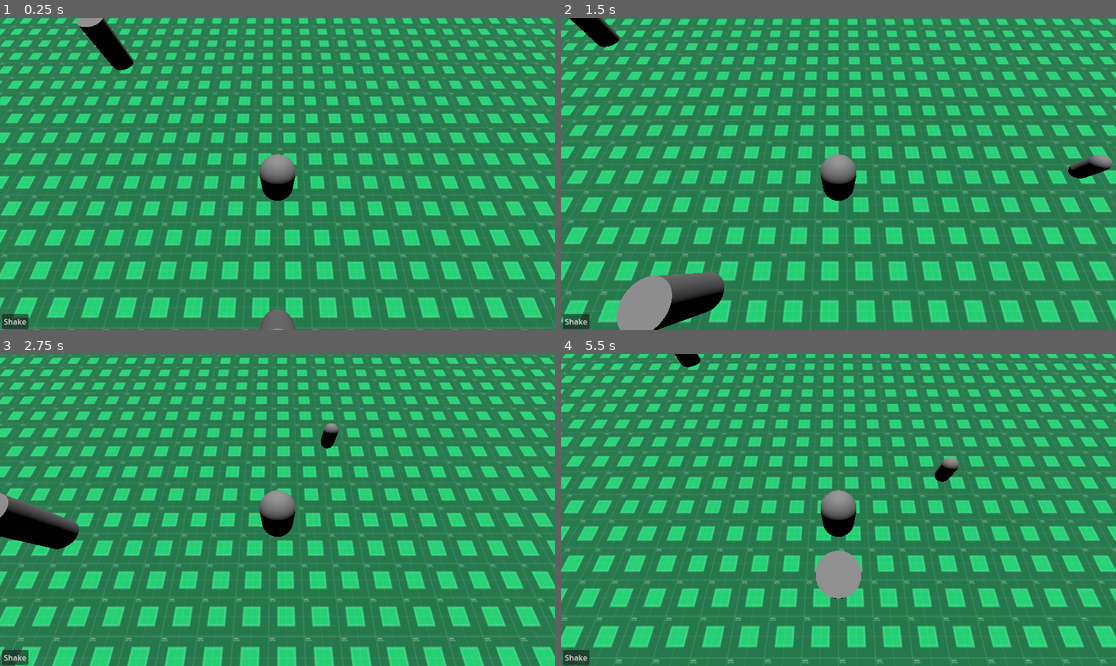
Above: before the commit, frames 1-4 (two rows, left to right).
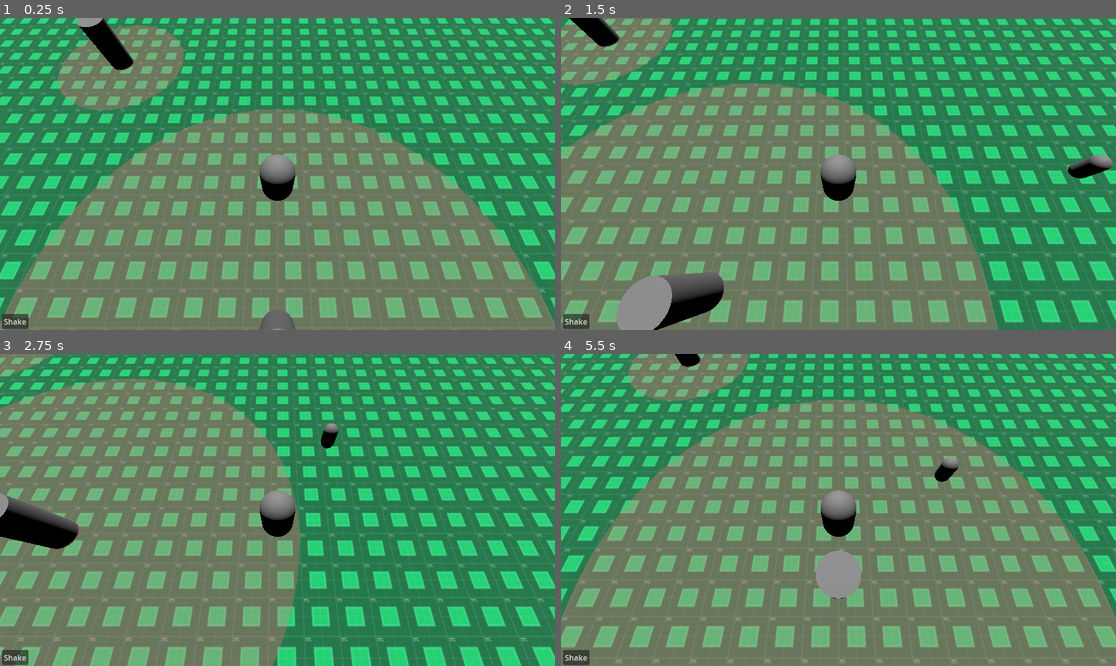
Above: after the commit, the same moments.

Repository: ThomasBestvina/Mourning-Will-Come
Game: Godot game, scene res://scenes/game.tscn
The game is run twice, just before and just after one commit, with the same random seed, the same clock (stepped at 60 frames per second) and the same inputs.
Inputs (mouse positions are in pixels of both pictures, inside the frame that each line leads up to):
- Up to frame 1 (0.25 s): no input
- Up to frame 2 (1.5 s): tap Enter (ui_accept) at 0.5, 0.77 s; move the mouse to (960, 158) at 0.52 s; hold Right (ui_right) 0.53-1.28 s; move the mouse to (727, 189) at 1.27 s; hold Down (ui_down) from 1.28 s (still down)
- Up to frame 3 (2.75 s): tap Enter (ui_accept) at 1.52 s; move the mouse to (333, 441) at 2.02 s; release Down (ui_down) at 2.03 s; hold Right (ui_right) from 2.03 s (still down)
- Up to frame 4 (5.5 s): move the mouse to (810, 572) at 2.77 s; release Right (ui_right) at 2.78 s; hold Up (ui_up) 2.78-3.53 s; tap Enter (ui_accept) at 3.02, 3.77, 4.52 s; move the mouse to (1005, 556) at 3.52 s; hold Left (ui_left) 3.53-5.03 s; move the mouse to (672, 463) at 4.27 s; move the mouse to (866, 510) at 5.02 s; hold Down (ui_down) from 5.03 s (still down)

The runs differ from the first frame. In frame 1, 53% of the frame differs, in the area x 0-100%, y 2-100%; in frame 2, 51%; in frame 3, 43%; in frame 4, 66%, in the area x 0-100%, y 0-100%.

Commit message:
Enemies now die from towers

Diff:
--- a/jackseptijam/objects/enemy.tscn
+++ b/jackseptijam/objects/enemy.tscn
@@ -4,7 +4,7 @@
 
 [sub_resource type="CapsuleMesh" id="CapsuleMesh_2gpic"]
 
-[node name="Enemy" type="PathFollow3D"]
+[node name="Enemy" type="PathFollow3D" groups=["enemy"]]
 script = ExtResource("1_882u1")
 
 [node name="MeshInstance3D" type="MeshInstance3D" parent="."]
--- a/jackseptijam/objects/tower.tscn
+++ b/jackseptijam/objects/tower.tscn
@@ -1,9 +1,6 @@
-[gd_scene load_steps=6 format=3 uid="uid://ck4v5k0b02c0l"]
+[gd_scene load_steps=5 format=3 uid="uid://ck4v5k0b02c0l"]
 
 [ext_resource type="Script" uid="uid://dh6mmpbe3b5gk" path="res://scripts/tower.gd" id="1_dhgxi"]
-
-[sub_resource type="SphereShape3D" id="SphereShape3D_sf0al"]
-radius = 6.455
 
 [sub_resource type="CylinderMesh" id="CylinderMesh_sf0al"]
 
@@ -22,18 +19,9 @@
 [node name="Tower" type="Node3D"]
 script = ExtResource("1_dhgxi")
 
-[node name="target_area" type="Area3D" parent="."]
-
-[node name="CollisionShape3D" type="CollisionShape3D" parent="target_area"]
-shape = SubResource("SphereShape3D_sf0al")
-
 [node name="MeshInstance3D" type="MeshInstance3D" parent="."]
 transform = Transform3D(1, 0, 0, 0, 1, 0, 0, 0, 1, 0, 1.009613, 0)
 mesh = SubResource("CylinderMesh_sf0al")
 
 [node name="RangeDisplayMesh" type="MeshInstance3D" parent="."]
-visible = false
 mesh = SubResource("CylinderMesh_dhgxi")
-
-[connection signal="body_entered" from="target_area" to="." method="_on_target_area_body_entered"]
-[connection signal="body_exited" from="target_area" to="." method="_on_target_area_body_exited"]
--- a/jackseptijam/project.godot
+++ b/jackseptijam/project.godot
@@ -18,3 +18,7 @@
 [autoload]
 
 StoatStash="*res://scripts/stoat_stash.gd"
+
+[global_group]
+
+enemy=""
--- a/jackseptijam/scripts/enemy.gd
+++ b/jackseptijam/scripts/enemy.gd
@@ -3,12 +3,19 @@
 
 signal enemy_win
 
+signal died
+
 @export var speed = 2.0
+@export var health = 10.0
+
 
 @export var strength_score = 1.0
 
 func _process(delta: float) -> void:
 	set_progress(get_progress() + speed * delta)
+	if health <= 0:
+		emit_signal("died")
+		queue_free()
 
 	if(get_progress_ratio() >= 0.99):
 		emit_signal("enemy_win")
--- a/jackseptijam/scripts/tower.gd
+++ b/jackseptijam/scripts/tower.gd
@@ -2,30 +2,48 @@
 
 enum targetting_mode {STRONGEST, NEAREST, LAST, FIRST}
 
-@export var target_mode: targetting_mode
+@export var target_mode: targetting_mode = targetting_mode.NEAREST
 
 @export var range: float = 8
+
+@export var cooldown: float = 1.2
+@export var damage: float = 3.0
 
 var enemylist = []
 
 var target: Enemy
 
+var did_call: bool = false
+
 func _ready() -> void:
-	$target_area/CollisionShape3D.shape = $target_area/CollisionShape3D.shape.duplicate()
 	$RangeDisplayMesh.mesh = $RangeDisplayMesh.mesh.duplicate()
-	$target_area/CollisionShape3D.shape.radius = range
 	$RangeDisplayMesh.mesh.top_radius = range
 	$RangeDisplayMesh.mesh.bottom_radius = range
 
+	await StoatStash.repeat_call(shoot, cooldown)
+
+
 func _process(delta: float) -> void:
-	choose_target()
+	target = choose_target()
 	if target == null: return
 
+func shoot():
+	print(target)
+	if(target == null): return
+	target.health -= damage
+	print(target.health)
 
 func choose_target():
+	var possibilities = get_tree().get_nodes_in_group("enemy")
+	enemylist.clear()
+	for enemy: Enemy in possibilities:
+		if enemy.global_position.distance_to(global_position) < range:
+			enemylist.append(enemy)
+
 	if(enemylist.is_empty()):
 		target = null
 		return
+
 	match target_mode:
 		targetting_mode.STRONGEST:
 			return get_strongest()
@@ -36,39 +54,30 @@
 		targetting_mode.FIRST:
 			return get_first()
 
-func get_strongest():
+func get_strongest() -> Enemy:
 	var strongest: Enemy = enemylist[0]
 	for enemy: Enemy in enemylist:
 		if(enemy.strength_score > strongest.strength_score):
 			strongest = enemy
 	return strongest
 
-func get_nearest():
+func get_nearest() -> Enemy:
 	var nearest: Enemy = enemylist[0]
 	for enemy: Enemy in enemylist:
 		if(enemy.global_position.distance_squared_to(global_position) < enemy.global_position.distance_squared_to(global_position)):
 			nearest = enemy
 	return nearest
 
-func get_last():
+func get_last() -> Enemy:
 	var last: Enemy = enemylist[0]
 	for enemy: Enemy in enemylist:
 		if(enemy.progress_ratio < last.progress_ratio):
 			last = enemy
 	return last
 
-func get_first():
+func get_first() -> Enemy:
 	var first: Enemy = enemylist[0]
 	for enemy: Enemy in enemylist:
 		if(enemy.progress_ratio > first.progress_ratio):
 			first = enemy
 	return first
-
-func _on_target_area_body_entered(body: Node3D) -> void:
-	if(body is Enemy):
-		enemylist.append(body)
-
-
-func _on_target_area_body_exited(body: Node3D) -> void:
-	if(body is Enemy and enemylist.has(body)):
-		enemylist.erase(body)
